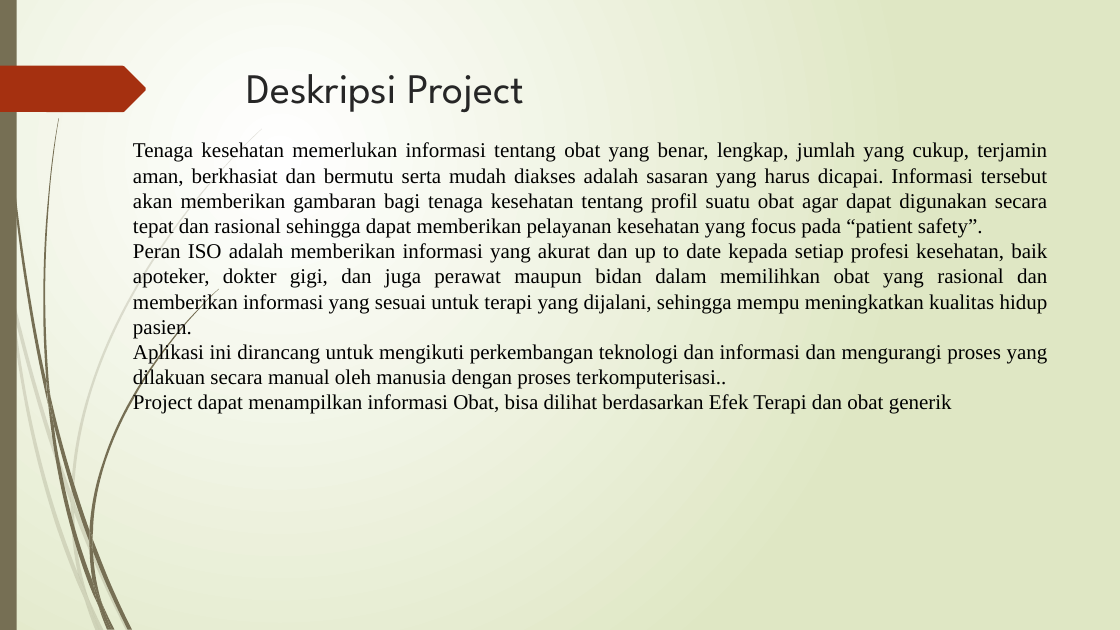
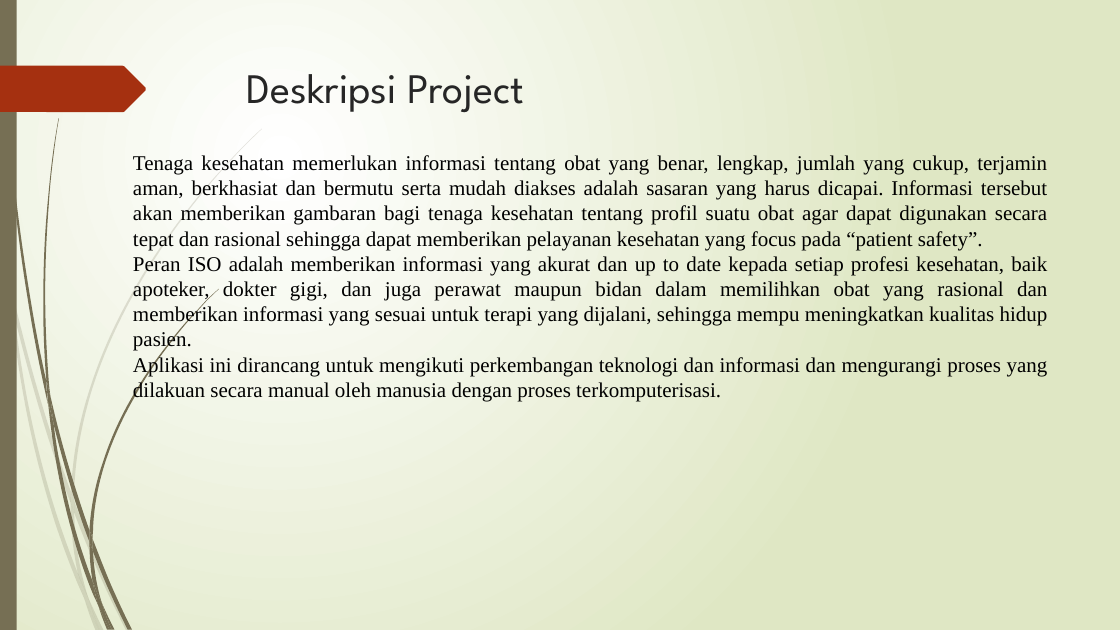
Before and after one commit to Alzetar/MiniProject-ISO-Alzeta-Rosdyana, a slide deck: slide 2 of Informasi Spesialite Obat.pptx. Drawn at 1120x630 pixels with LibreOffice and Linux fonts; fonts in the diff are those of the drawing. Boxes give left, top, right and bottom in pixels: in the first picture for what was removed or moved away, otherwise in the second. Text is boxed around its words. In the diff, an @@ line names an element or a change of style, - is before the commit and + after.

```diff
--- a/Informasi Spesialite Obat.pptx
+++ b/Informasi Spesialite Obat.pptx
@@ text at [133, 355, 1048, 402]: text changed @@
-Aplikasi ini dirancang untuk mengikuti perkembangan teknologi dan informasi dan mengurangi proses yang dilakuan secara manual oleh manusia dengan proses terkomputerisasi..
-Project dapat menampilkan informasi Obat, bisa dilihat berdasarkan Efek Terapi dan obat generik
+Aplikasi ini dirancang untuk mengikuti perkembangan teknologi dan informasi dan mengurangi proses yang dilakuan secara manual oleh manusia dengan proses terkomputerisasi.
```
Also in this commit, not shown: 3 other slides changed, 2 slides added, 12 other files.
